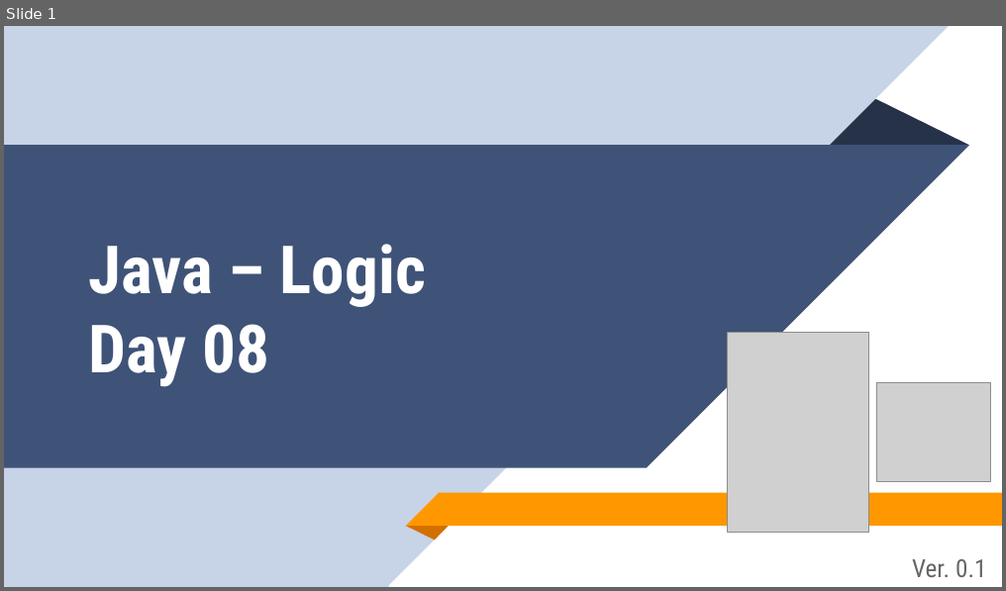
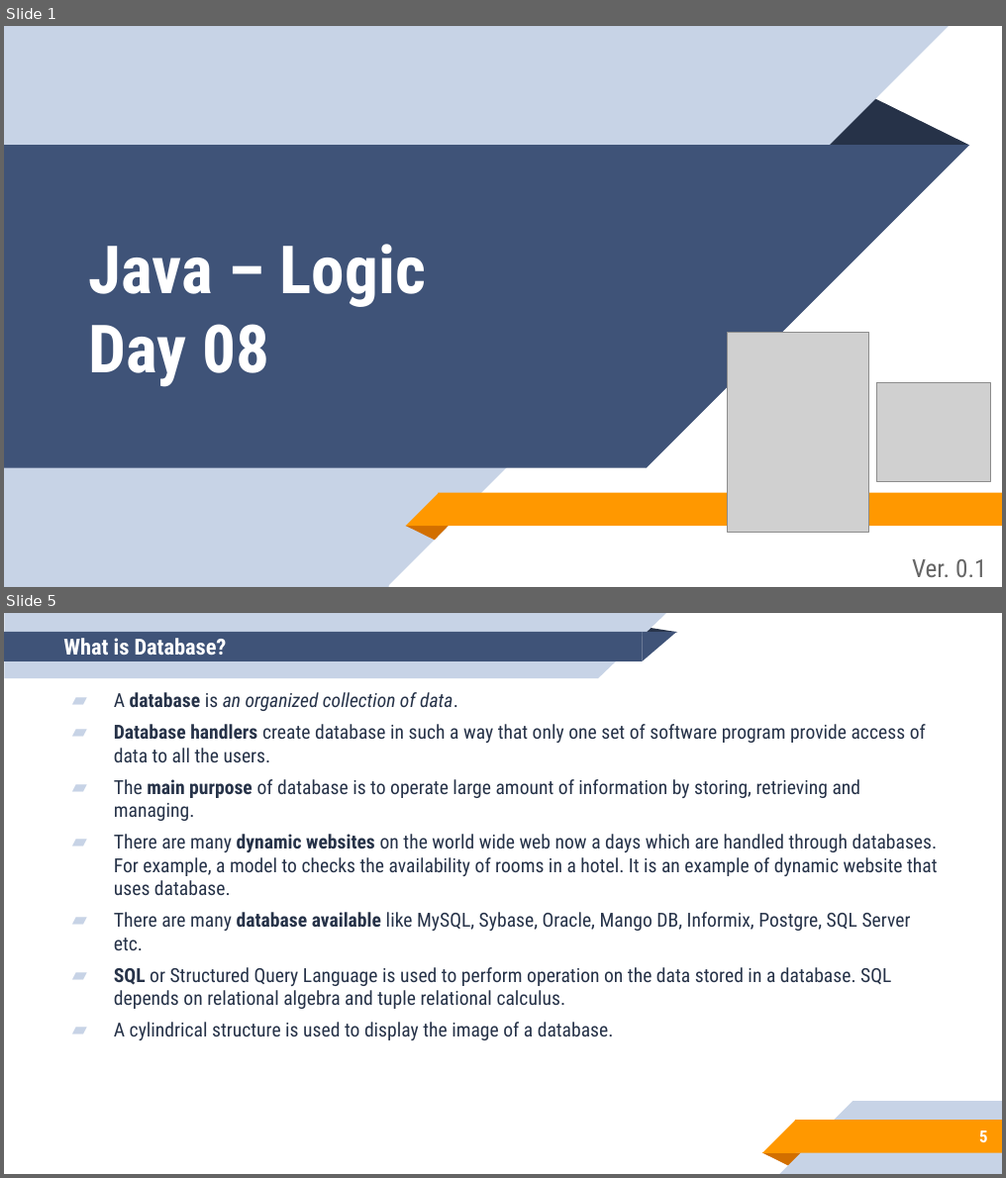
Before and after one commit to aronipurwanto/materi-xa, a slide deck: java/java-logic/Slide-Java-Logic-08.pptx. Shown one above the other, each under a label of ours: slide 1 before the commit, slides 1 and 5 after it; the slides between them are not shown. The pictures are 1006x591 and 1006x1178 pixels, drawn with LibreOffice and Linux fonts; fonts in the diff are those of the drawing; grey boxes stand for pictures. Boxes give left, top, right and bottom in pixels: in the first picture for what was removed or moved away, otherwise in the second. Text is boxed around its words. In the diff, an @@ line names an element or a change of style, - is before the commit and + after.

```diff
--- a/java/java-logic/Slide-Java-Logic-08.pptx
+++ b/java/java-logic/Slide-Java-Logic-08.pptx
@@ slide 5 added at bbox=[4, 613, 1002, 1174], background #FFFFFF @@
@@ title added at bbox=[63, 638, 227, 655], 16 pt, text #FFFFFF, bold @@
+What is Database?
@@ group added at bbox=[4, 613, 677, 679]: 2 rectangles, 2 right triangles, 1 triangle @@
@@ text added at bbox=[114, 692, 938, 1041], 14 pt, text #263248 @@
+▰ A database is an organized collection of data.
+▰ Database handlers create database in such a way that only one set of software program provide access of data to all the users.
+▰ The main purpose of database is to operate large amount of information by storing, retrieving and managing.
+▰ There are many dynamic websites on the world wide web now a days which are handled through databases. For example, a model to checks the availability of rooms in a hotel. It is an example of dynamic website that uses database.
+▰ There are many database available like MySQL, Sybase, Oracle, Mango DB, Informix, Postgre, SQL Server etc.
+▰ SQL or Structured Query Language is used to perform operation on the data stored in a database. SQL depends on relational algebra and tuple relational calculus.
+▰ A cylindrical structure is used to display the image of a database.
@@ group added at bbox=[762, 1101, 1002, 1173]: 2 rectangles, 2 right triangles, 1 triangle @@
@@ page number added at bbox=[979, 1131, 987, 1143], 12 pt, text #FFFFFF, bold @@
+5
```
Also in this commit, not shown: 1 slide changed, 15 other slides added, 1 slide removed, 21 other files.
